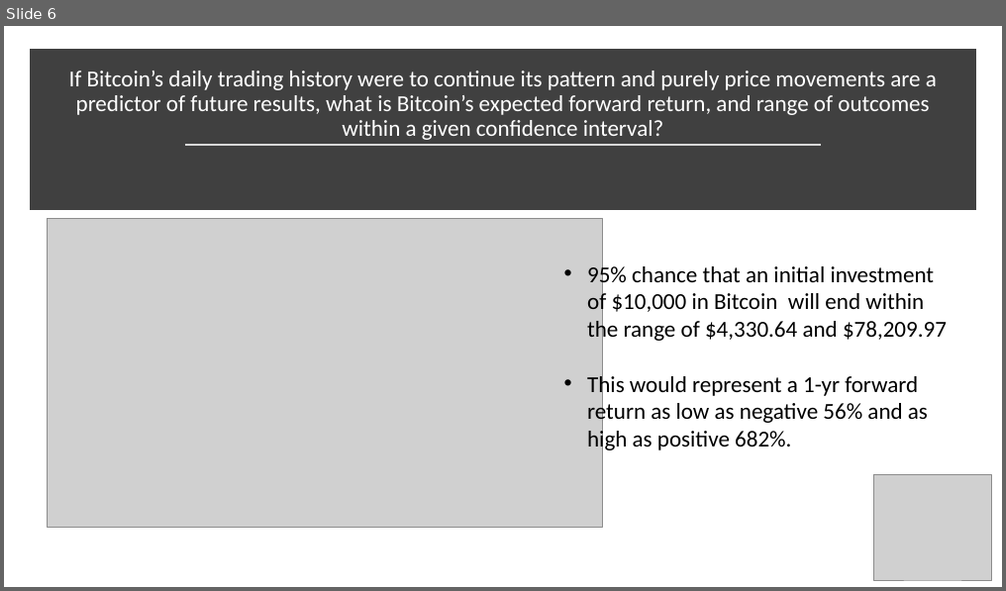
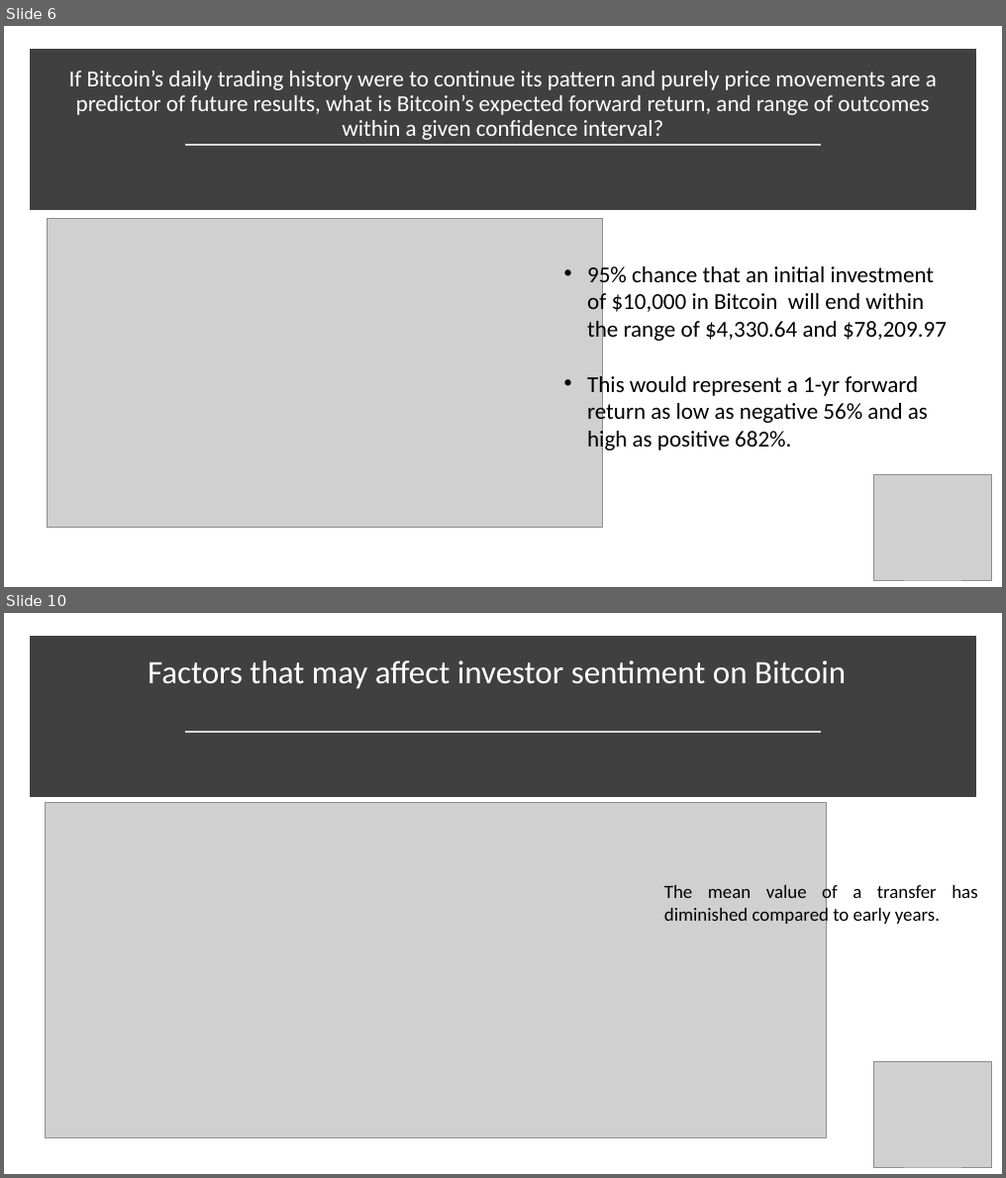
Before and after one commit to jennifermulroy/Bitcoin, a slide deck: Bitcoin_presentation.pptx. Shown one above the other, each under a label of ours: slide 6 before the commit, slides 6 and 10 after it; the slides between them are not shown. The pictures are 1006x591 and 1006x1178 pixels, drawn with LibreOffice and Linux fonts; fonts in the diff are those of the drawing; grey boxes stand for pictures. Boxes give left, top, right and bottom in pixels: in the first picture for what was removed or moved away, otherwise in the second. Text is boxed around its words. In the diff, an @@ line names an element or a change of style, - is before the commit and + after.

```diff
--- a/Bitcoin_presentation.pptx
+++ b/Bitcoin_presentation.pptx
@@ slide 10 added at (4, 613, 1002, 1174), background #FFFFFF @@
@@ rectangle added at (35, 642, 971, 792), fill #404040, outline #404040 10 pt @@
@@ title added at (148, 661, 846, 689), 31.5 pt, text #FFFFFF @@
+Factors that may affect investor sentiment on Bitcoin
@@ line added from (185, 731) to (822, 731), #D9D9D9 1.75 pt @@
@@ picture added at (46, 802, 826, 1138) @@
@@ text added at (664, 882, 977, 926), 18 pt, text #000000 @@
+The mean value of a transfer has diminished compared to early years.
@@ picture added at (874, 1062, 991, 1167) @@
```
Also in this commit, not shown: 1 slide changed, 8 other slides added, 1 other file.
